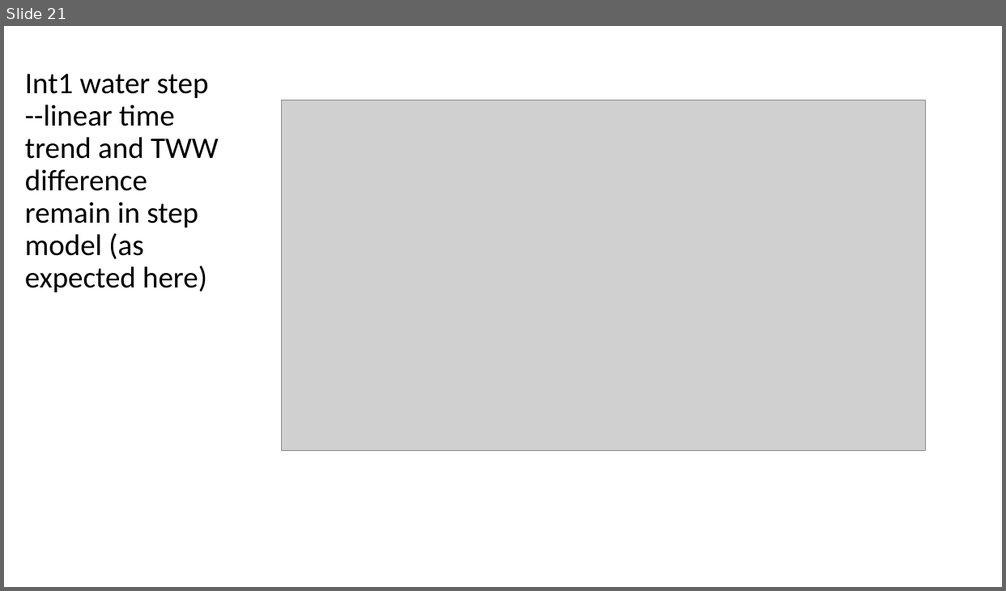
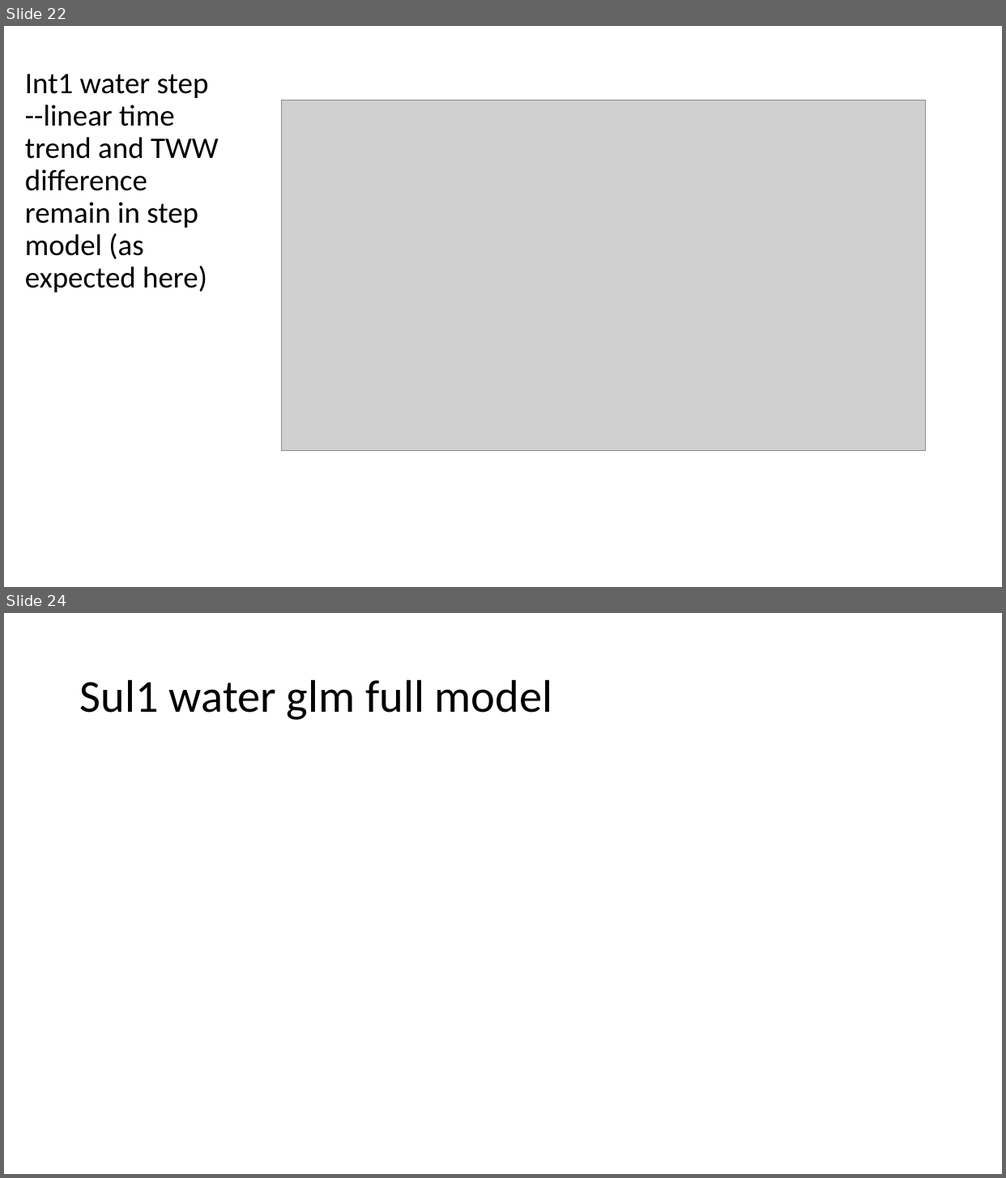
Before and after one commit to microbial-genomics/eytcheson_microplastics, a slide deck: pptx/glm_microplastics_water_v3.pptx. Shown one above the other, each under a label of ours: slide 21 before the commit, slides 22 and 24 after it; the slides between them are not shown. The pictures are 1006x591 and 1006x1178 pixels, drawn with LibreOffice and Linux fonts; fonts in the diff are those of the drawing; grey boxes stand for pictures. Boxes give left, top, right and bottom in pixels: in the first picture for what was removed or moved away, otherwise in the second. Text is boxed around its words. In the diff, an @@ line names an element or a change of style, - is before the commit and + after.

```diff
--- a/pptx/glm_microplastics_water_v3.pptx
+++ b/pptx/glm_microplastics_water_v3.pptx
@@ slide 24 added at [4, 613, 1002, 1174], background #FFFFFF @@
@@ title added at [80, 679, 552, 720], 44 pt, text #000000 @@
+Sul1 water glm full model
@@ what was slide 21 is now slide 22 @@
```
Also in this commit, not shown: 14 slides changed, 4 other slides added, 4 slides removed, 8 other files.
